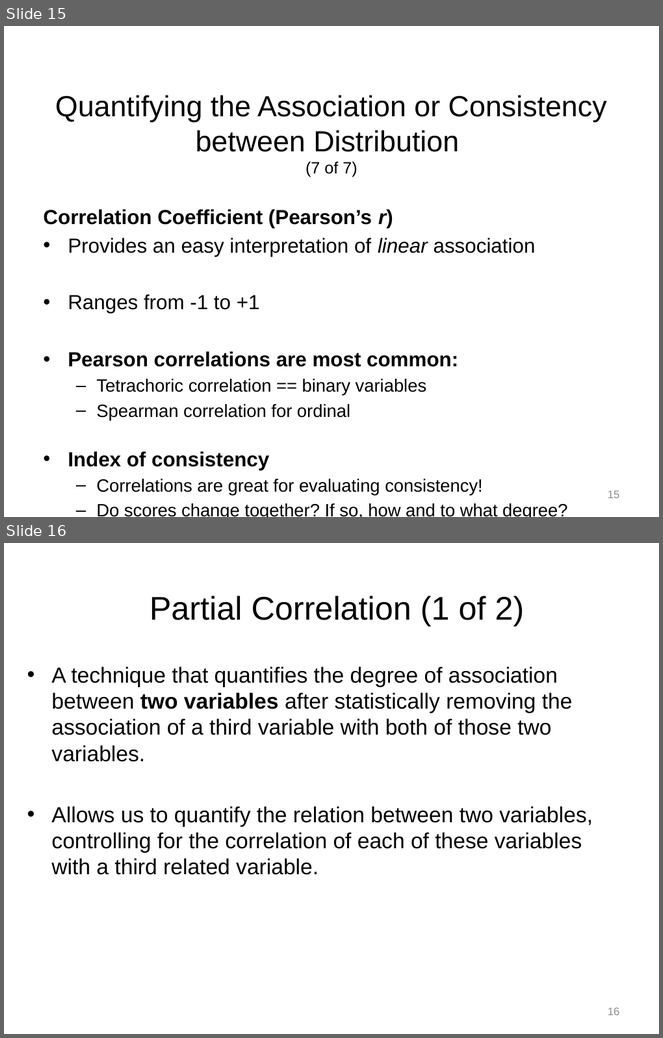
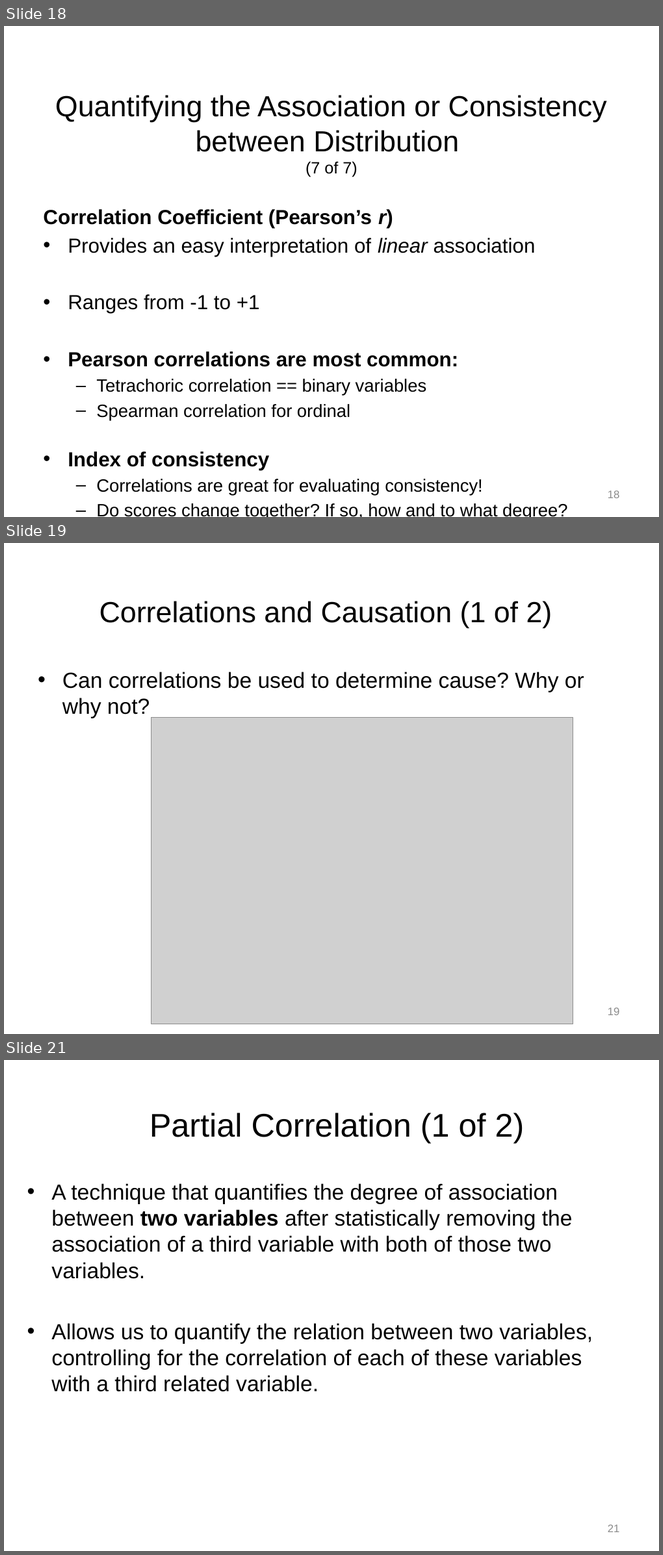
Before and after one commit to npm27/Teaching-Materials, a slide deck: Tests and Eval/Slides/3 Chapter 3.pptx. Shown one above the other, each under a label of ours: slides 15 and 16 before the commit, slides 18, 19 and 21 after it; the slides between them are not shown. The pictures are 663x1038 and 663x1555 pixels, drawn with LibreOffice and Linux fonts; fonts in the diff are those of the drawing; grey boxes stand for pictures. Boxes give left, top, right and bottom in pixels: in the first picture for what was removed or moved away, otherwise in the second. Text is boxed around its words. In the diff, an @@ line names an element or a change of style, - is before the commit and + after.

```diff
--- a/Tests and Eval/Slides/3 Chapter 3.pptx
+++ b/Tests and Eval/Slides/3 Chapter 3.pptx
@@ slide 19 added at (4,543,659,1034), background #FFFFFF @@
@@ title added at (100,601,553,628), 32 pt, text #000000 @@
+Correlations and Causation (1 of 2)
@@ text added at (62,672,584,719), 24 pt, text #000000 @@
+• Can correlations be used to determine cause? Why or why not?
@@ picture added at (152,717,573,1025) @@
@@ page number added at (608,1008,620,1016), 12 pt, text #8C8C8C @@
+19
@@ what was slide 15 is now slide 18 @@
@@ page number at (608,491,620,499): text changed @@
-15
+18
@@ what was slide 16 is now slide 21 @@
@@ page number at (608,1525,620,1533): text changed @@
-16
+21
```
Also in this commit, not shown: 1 slide changed, 4 other slides added.
